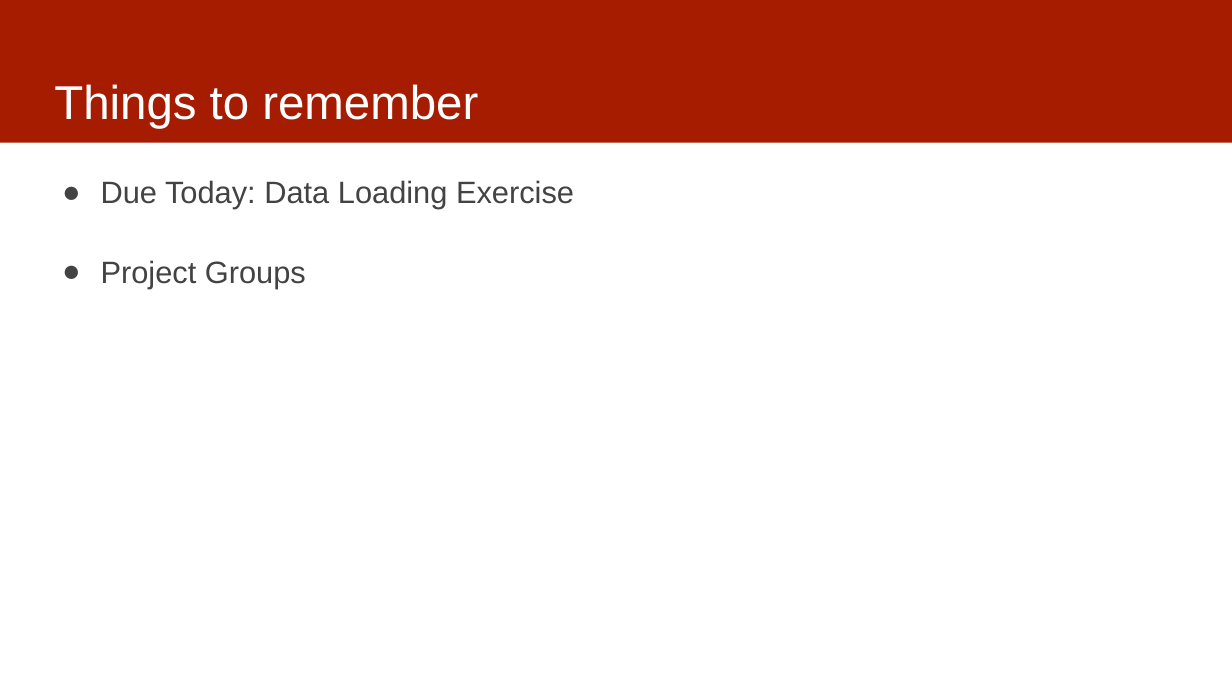
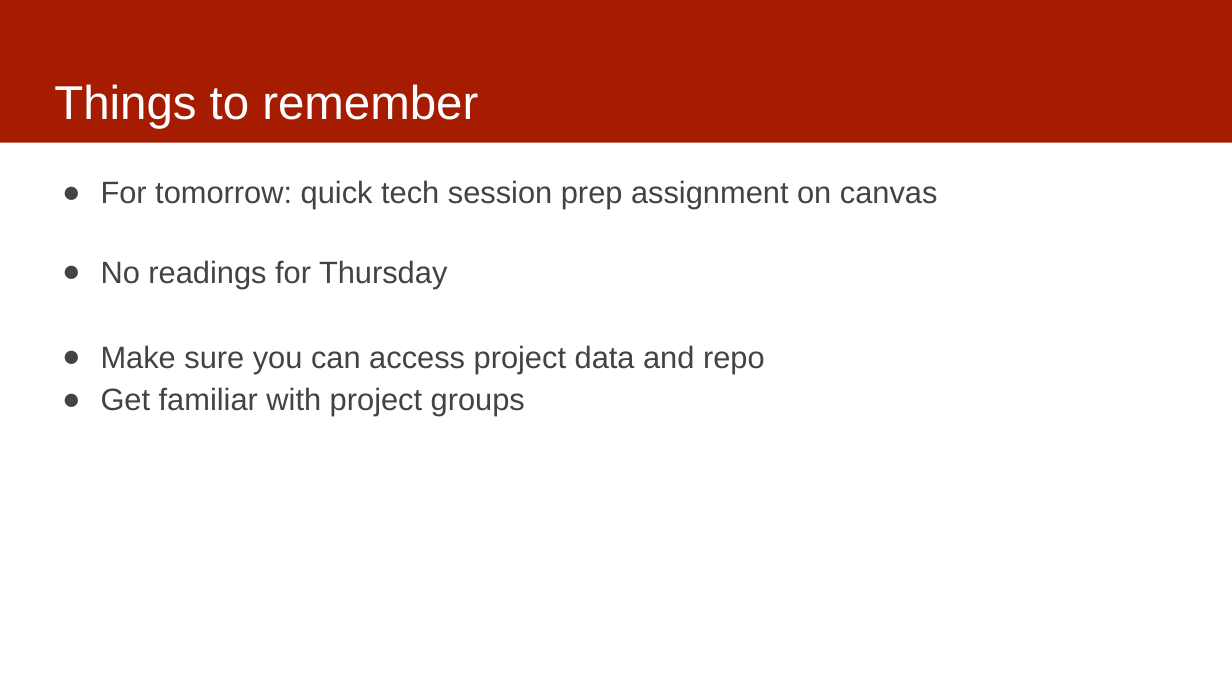
Before and after one commit to dssg/mlforpublicpolicylab, a slide deck: slide 2 of Lectures/03-casestudies.pptx. Drawn at 1232x693 pixels with LibreOffice and Linux fonts; fonts in the diff are those of the drawing. Boxes give left, top, right and bottom in pixels: in the first picture for what was removed or moved away, otherwise in the second. Text is boxed around its words. In the diff, an @@ line names an element or a change of style, - is before the commit and + after.

```diff
--- a/Lectures/03-casestudies.pptx
+++ b/Lectures/03-casestudies.pptx
@@ text at (101, 180, 938, 416): text changed @@
-● Due Today: Data Loading Exercise
-● Project Groups
+● For tomorrow: quick tech session prep assignment on canvas
+● No readings for Thursday
+● Make sure you can access project data and repo
+● Get familiar with project groups
```
Also in this commit, not shown: 1 other slide changed.
